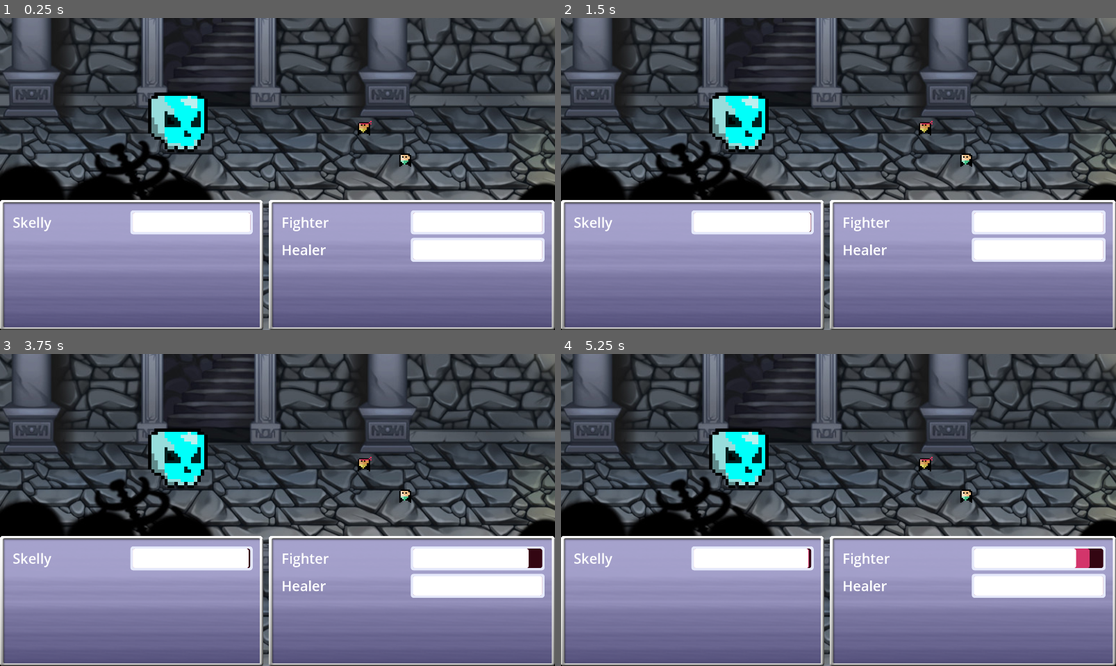
Above: before the commit, frames 1-4 (two rows, left to right).
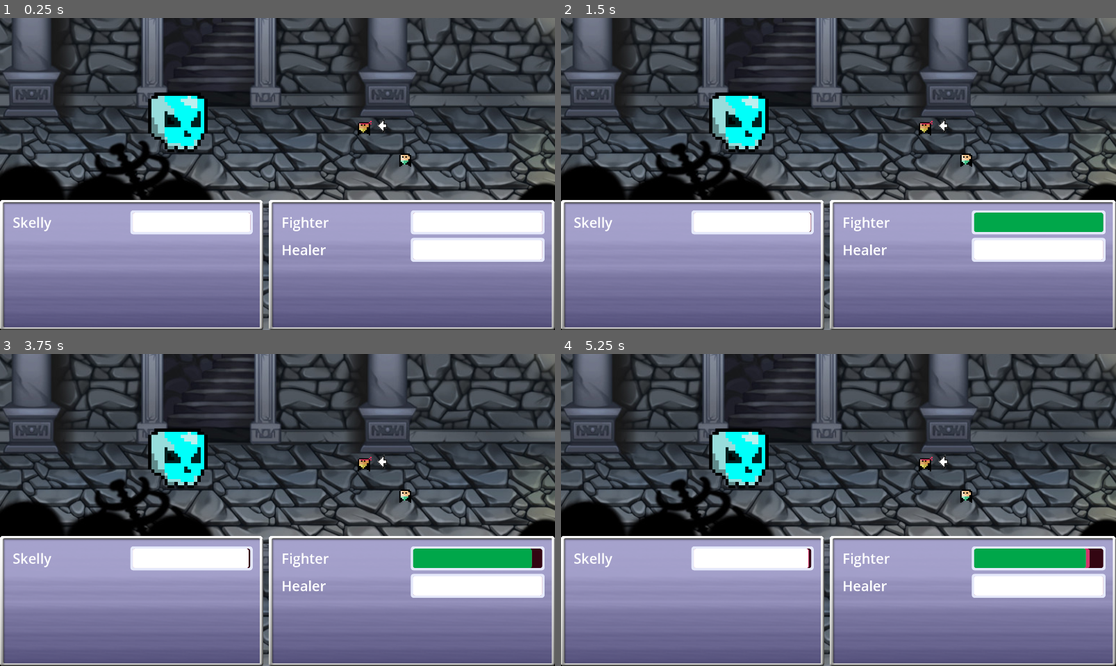
Above: after the commit, the same moments.

Repository: Tjwever/unlikely-pair
Game: Godot game, scene res://Scenes/MainScene.tscn
Two runs of this game, one before a commit and one after it. Both use one fixed random seed, a clock stepped at 60 frames per second and the inputs below.
Inputs (mouse positions are in pixels of both pictures, inside the frame that each line leads up to):
- Up to frame 1 (0.25 s): no input
- Up to frame 2 (1.5 s): tap Enter at 0.5 s; move the mouse to (960, 158) at 0.52 s; hold W (select_up, bound only after the commit) 0.53-1.28 s; click (960, 158) at 0.6 s; move the mouse to (727, 189) at 1.27 s; hold S (select_down, bound only after the commit) from 1.28 s (still down); click (727, 189) at 1.35 s
- Up to frame 3 (3.75 s): move the mouse to (333, 441) at 2.02 s; release S (select_down, bound only after the commit) at 2.03 s; hold W (select_up, bound only after the commit) 2.03-3.53 s; click (333, 441) at 2.1 s; move the mouse to (249, 572) at 2.77 s; click (249, 572) at 2.85 s; move the mouse to (444, 556) at 3.52 s; hold S (select_down, bound only after the commit) from 3.53 s (still down); click (444, 556) at 3.6 s
- Up to frame 4 (5.25 s): keep holding S (select_down, bound only after the commit); move the mouse to (672, 463) at 4.27 s; click (672, 463) at 4.35 s; move the mouse to (866, 510) at 5.02 s; click (866, 510) at 5.1 s

The runs differ from the first frame. In frame 1, less than 0.1% of the frame differs, in the area x 67-70%, y 32-37%; in frame 2, 1.5%, in the area x 67-98%, y 32-69%; in frame 3, 1.4%; in frame 4, 1.3%.

Commit message:
feature added: healing, along with UI

Diff:
--- a/Characters/Allies/Fighter.gd
+++ b/Characters/Allies/Fighter.gd
@@ -23,7 +23,7 @@
 
 func set_attack_timer():
 	timer.wait_time = BASE_WAIT_TIME / (speed / 10.0)
-	print("Fighter attack wait time set to: ", timer.wait_time)
+	#print("Fighter attack wait time set to: ", timer.wait_time)
 
 func calculate_damage(atk_damage, enemy_defense):
 	return max(0, atk_damage - enemy_defense)
@@ -31,7 +31,7 @@
 func attack():
 	if enemy:
 		var damage_dealt = calculate_damage(attack_damge, enemy.defense)
-		print('Fighter deals ', damage_dealt)
+		#print('Fighter deals ', damage_dealt)
 		enemy.take_damage(damage_dealt)
 
 func take_damage(damage):
@@ -48,6 +48,8 @@
 # Example function to heal
 func heal(amount):
 	current_health += amount
+	emit_signal("update_fighter_health", current_health)
+
 	if current_health > max_health:
 		current_health = max_health
 
--- a/Characters/Enemies/Skelly.gd
+++ b/Characters/Enemies/Skelly.gd
@@ -25,7 +25,7 @@
 
 func set_attack_timer():
 	timer.wait_time = BASE_WAIT_TIME / (speed / 10.0)
-	print("Enemy attack wait time set to: ", timer.wait_time)
+	#print("Enemy attack wait time set to: ", timer.wait_time)
 
 func calculate_damage(atk_damage, fighter_defense):
 	return max(0, atk_damage - fighter_defense)
@@ -33,7 +33,7 @@
 func attack():
 	if fighter:
 		var damage_dealt = calculate_damage(attack_damge, fighter.defense)
-		print('Enemy deals ', damage_dealt)
+		#print('Enemy deals ', damage_dealt)
 		fighter.take_damage(damage_dealt)
 
 func take_damage(damage):
--- a/Characters/Player/Healer.gd
+++ b/Characters/Player/Healer.gd
@@ -4,14 +4,29 @@
 
 signal update_healer_health
 
+@onready var timer = $Timer
 @onready var healthbar = $"../CanvasLayer/PlayerSideUI/GridContainer/MarginContainer/VBoxContainer/HBoxContainer2/Healthbar"
+@onready var fighter = $"../Fighter"
+@onready var healer = $"."
+
+@onready var fighter_selected = $"../Fighter/Focus"
+@onready var healer_selected = $"./Focus"
 
 var max_health := 200
 var current_health := 200
 var defense := 3
+var quick_heal := 10
+var attack_delay := false
+var allies = []
+var selected_ally_index := 0
 
 func _ready():
 	healthbar.init_health(current_health)
+
+	if fighter and healer:
+		allies = [fighter, healer]
+		hide_all_focus()
+		update_focus_ui()
 
 func take_damage(damage):
 	current_health -= damage
@@ -23,12 +38,53 @@
 	if current_health == 0:
 		print('death')
 
-# Example function to heal
+func _process(_delta):
+	if Input.is_action_just_pressed("heal"):
+		if !attack_delay:
+			heal(quick_heal)
+			attack_delay = true
+			timer.start()
+
+	if Input.is_action_just_pressed("select_up"):
+		selected_ally(-1)
+
+	if Input.is_action_just_pressed("select_down"):
+		selected_ally(1)
+
 func heal(amount):
-	current_health += amount
-	if current_health > max_health:
-		current_health = max_health
+	if selected_ally_index == 0:
+		fighter.heal(amount)
+	else:
+		current_health += amount
+		emit_signal("update_healer_health", current_health)
 
-# Function to check if enemy is alive
+		if current_health > max_health:
+			current_health = max_health
+
+func hide_all_focus():
+	fighter_selected.hide()
+	healer_selected.hide()
+
+func update_focus_ui():
+	hide_all_focus()
+	if selected_ally_index == 0:
+		fighter_selected.show()
+	elif selected_ally_index == 1:
+		healer_selected.show()
+
+func selected_ally(direction):
+	selected_ally_index += direction
+	if selected_ally_index < 0:
+		selected_ally_index = allies.size() - 1
+	elif selected_ally_index >= allies.size():
+		selected_ally_index = 0
+
+	update_focus_ui()
+	print("Selected ally: ", allies[selected_ally_index].name)
+
 func is_alive():
 	return current_health > 0
+
+
+func _on_timer_timeout():
+	attack_delay = false
--- a/Characters/Player/Healer.tscn
+++ b/Characters/Player/Healer.tscn
@@ -26,3 +26,9 @@
 shape = SubResource("RectangleShape2D_gd4ks")
 
 [node name="AnimationPlayer" type="AnimationPlayer" parent="."]
+
+[node name="Timer" type="Timer" parent="."]
+wait_time = 0.7
+one_shot = true
+
+[connection signal="timeout" from="Timer" to="." method="_on_timer_timeout"]
--- a/Scenes/healthbar.gd
+++ b/Scenes/healthbar.gd
@@ -12,17 +12,36 @@
 	value = health
 	damage_bar.max_value = health
 	damage_bar.value = health
+	health_bar.max_value = health
+	health_bar.value = health
+	health_bar.modulate = Color(0, 0.808, 0.537, 0)
 
 func update_health(_health):
 	var prev_health = health
 	health = _health
 	value = health
-	health_bar.value = health
 
 	if health < prev_health:
+		timer.wait_time = 0.4
 		timer.start()
+	elif health > prev_health:
+		health_bar.value = health
+		health_bar.modulate = Color(0, 0.808, 0.537, 1)
+		timer.wait_time = 0.2
+		health_bar_fade_out()
 	else:
 		damage_bar.value = health
+
+func health_bar_fade_out():
+	await get_tree().create_timer(0.3).timeout
+	var fade_time = 0.3
+	var fade_steps = 10
+	var fade_step_time = fade_time / fade_steps
+	for i in range(fade_steps):
+		var alpha = 1 - float(i + 1) / fade_steps
+		health_bar.modulate.a = alpha
+		await get_tree().create_timer(fade_step_time).timeout
+	health_bar.modulate.a = 0
 
 func _on_timer_timeout():
 	damage_bar.value = health
--- a/Scenes/healthbar.tscn
+++ b/Scenes/healthbar.tscn
@@ -71,7 +71,6 @@
 show_percentage = false
 
 [node name="HealingBar" type="ProgressBar" parent="."]
-visible = false
 layout_mode = 1
 anchors_preset = 15
 anchor_right = 1.0
--- a/project.godot
+++ b/project.godot
@@ -20,6 +20,24 @@
 window/size/viewport_width=1920
 window/size/viewport_height=1080
 
+[input]
+
+heal={
+"deadzone": 0.5,
+"events": [Object(InputEventMouseButton,"resource_local_to_scene":false,"resource_name":"","device":-1,"window_id":0,"alt_pressed":false,"shift_pressed":false,"ctrl_pressed":false,"meta_pressed":false,"button_mask":1,"position":Vector2(96, 17),"global_position":Vector2(100, 58),"factor":1.0,"button_index":1,"canceled":false,"pressed":true,"double_click":false,"script":null)
+]
+}
+select_up={
+"deadzone": 0.5,
+"events": [Object(InputEventKey,"resource_local_to_scene":false,"resource_name":"","device":-1,"window_id":0,"alt_pressed":false,"shift_pressed":false,"ctrl_pressed":false,"meta_pressed":false,"pressed":false,"keycode":0,"physical_keycode":87,"key_label":0,"unicode":119,"echo":false,"script":null)
+]
+}
+select_down={
+"deadzone": 0.5,
+"events": [Object(InputEventKey,"resource_local_to_scene":false,"resource_name":"","device":-1,"window_id":0,"alt_pressed":false,"shift_pressed":false,"ctrl_pressed":false,"meta_pressed":false,"pressed":false,"keycode":0,"physical_keycode":83,"key_label":0,"unicode":115,"echo":false,"script":null)
+]
+}
+
 [rendering]
 
 renderer/rendering_method="gl_compatibility"
